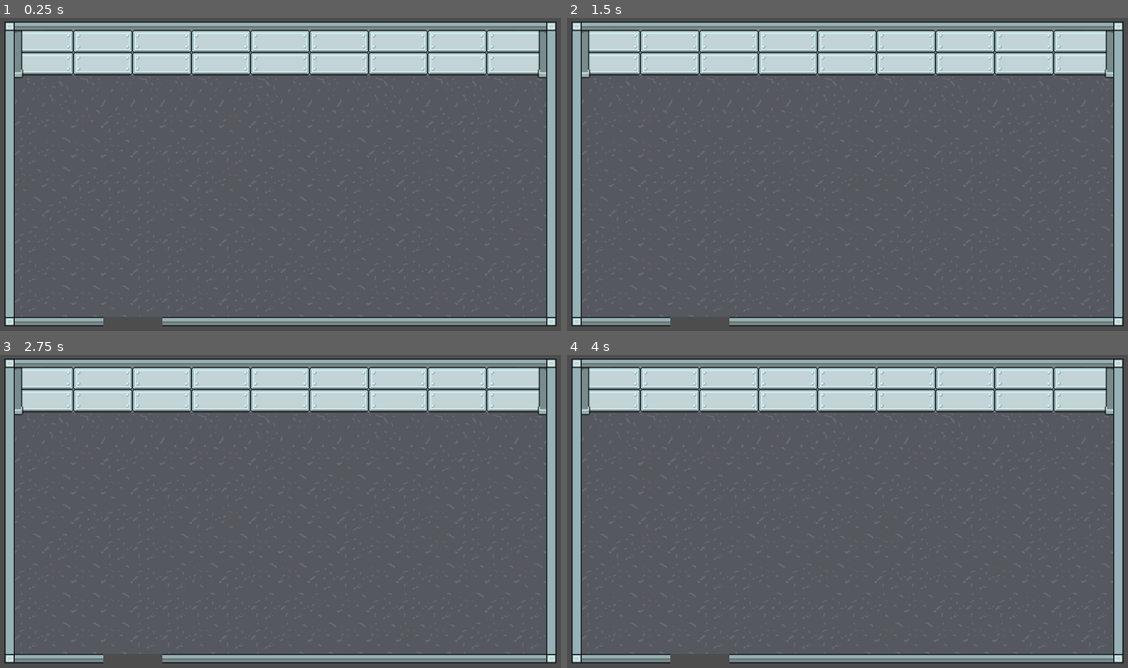
Above: before the commit, frames 1-4 (two rows, left to right).
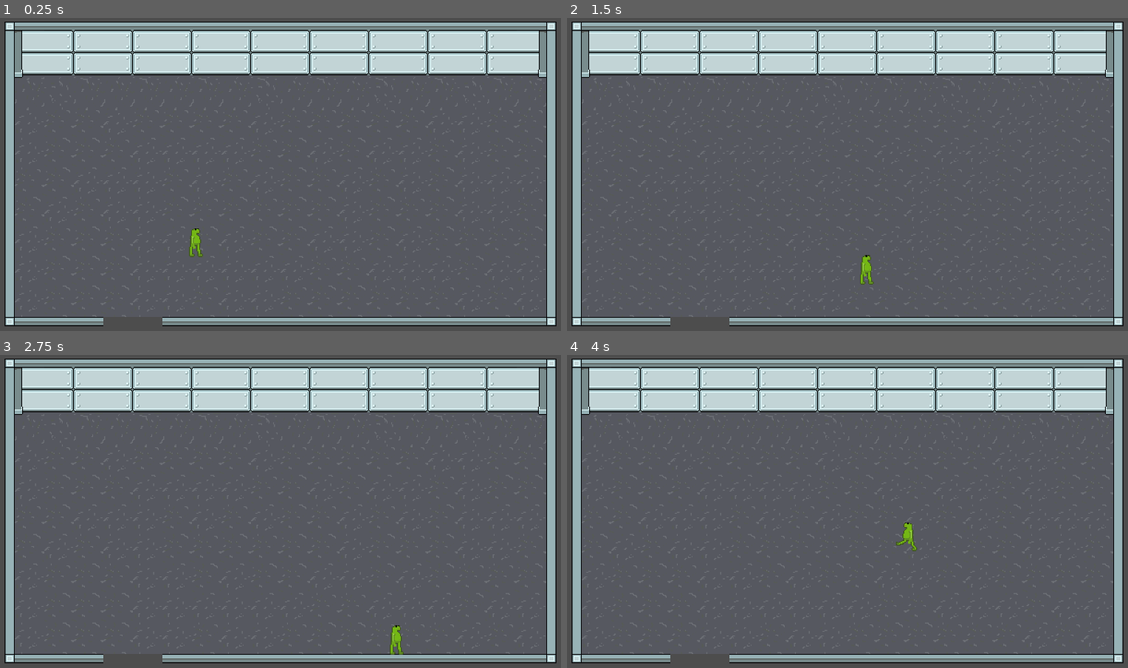
Above: after the commit, the same moments.

Repository: TomiZ87/spooky-game-jam-2025
Game: Godot game, scene res://scenes/room.tscn
Two runs of this game, one before a commit and one after it. Both use one fixed random seed, a clock stepped at 60 frames per second and the inputs below.
Inputs:
- Up to frame 1 (0.25 s): no input
- Up to frame 2 (1.5 s): tap Enter at 0.5 s; hold D (move_right, bound only after the commit) 0.53-1.28 s; tap Space at 1.25 s; hold S (move_down, bound only after the commit) from 1.28 s (still down)
- Up to frame 3 (2.75 s): tap Enter at 2 s; release S (move_down, bound only after the commit) at 2.03 s; hold D (move_right, bound only after the commit) from 2.03 s (still down)
- Up to frame 4 (4 s): release D (move_right, bound only after the commit) at 2.78 s; hold W (move_up, bound only after the commit) 2.78-3.53 s; hold A (move_left, bound only after the commit) from 3.53 s (still down)

The runs differ from the first frame. In frame 1, 2.0% of the frame differs, in the area x 1-99%, y 1-99%; in frame 2, 2.0%; in frame 3, 2.0%; in frame 4, 2.0%.

Commit message:
#2 feat: Add mobile frog
Added player animated player character

Co-authored-by: UlyanaDranitsa <drnts.sw@gmail.com>

Diff:
--- a/project/project.godot
+++ b/project/project.godot
@@ -20,3 +20,39 @@
 window/size/viewport_width=1280
 window/size/viewport_height=720
 window/stretch/mode="viewport"
+
+[input]
+
+move_right={
+"deadzone": 0.2,
+"events": [Object(InputEventKey,"resource_local_to_scene":false,"resource_name":"","device":-1,"window_id":0,"alt_pressed":false,"shift_pressed":false,"ctrl_pressed":false,"meta_pressed":false,"pressed":false,"keycode":0,"physical_keycode":68,"key_label":0,"unicode":100,"location":0,"echo":false,"script":null)
+, Object(InputEventKey,"resource_local_to_scene":false,"resource_name":"","device":-1,"window_id":0,"alt_pressed":false,"shift_pressed":false,"ctrl_pressed":false,"meta_pressed":false,"pressed":false,"keycode":0,"physical_keycode":4194321,"key_label":0,"unicode":0,"location":0,"echo":false,"script":null)
+]
+}
+move_left={
+"deadzone": 0.2,
+"events": [Object(InputEventKey,"resource_local_to_scene":false,"resource_name":"","device":-1,"window_id":0,"alt_pressed":false,"shift_pressed":false,"ctrl_pressed":false,"meta_pressed":false,"pressed":false,"keycode":0,"physical_keycode":65,"key_label":0,"unicode":97,"location":0,"echo":false,"script":null)
+, Object(InputEventKey,"resource_local_to_scene":false,"resource_name":"","device":-1,"window_id":0,"alt_pressed":false,"shift_pressed":false,"ctrl_pressed":false,"meta_pressed":false,"pressed":false,"keycode":0,"physical_keycode":4194319,"key_label":0,"unicode":0,"location":0,"echo":false,"script":null)
+]
+}
+move_up={
+"deadzone": 0.2,
+"events": [Object(InputEventKey,"resource_local_to_scene":false,"resource_name":"","device":-1,"window_id":0,"alt_pressed":false,"shift_pressed":false,"ctrl_pressed":false,"meta_pressed":false,"pressed":false,"keycode":0,"physical_keycode":87,"key_label":0,"unicode":119,"location":0,"echo":false,"script":null)
+, Object(InputEventKey,"resource_local_to_scene":false,"resource_name":"","device":-1,"window_id":0,"alt_pressed":false,"shift_pressed":false,"ctrl_pressed":false,"meta_pressed":false,"pressed":false,"keycode":0,"physical_keycode":4194320,"key_label":0,"unicode":0,"location":0,"echo":false,"script":null)
+]
+}
+move_down={
+"deadzone": 0.2,
+"events": [Object(InputEventKey,"resource_local_to_scene":false,"resource_name":"","device":-1,"window_id":0,"alt_pressed":false,"shift_pressed":false,"ctrl_pressed":false,"meta_pressed":false,"pressed":false,"keycode":0,"physical_keycode":83,"key_label":0,"unicode":115,"location":0,"echo":false,"script":null)
+, Object(InputEventKey,"resource_local_to_scene":false,"resource_name":"","device":-1,"window_id":0,"alt_pressed":false,"shift_pressed":false,"ctrl_pressed":false,"meta_pressed":false,"pressed":false,"keycode":0,"physical_keycode":4194322,"key_label":0,"unicode":0,"location":0,"echo":false,"script":null)
+]
+}
+player_interact={
+"deadzone": 0.2,
+"events": [Object(InputEventKey,"resource_local_to_scene":false,"resource_name":"","device":-1,"window_id":0,"alt_pressed":false,"shift_pressed":false,"ctrl_pressed":false,"meta_pressed":false,"pressed":false,"keycode":0,"physical_keycode":69,"key_label":0,"unicode":101,"location":0,"echo":false,"script":null)
+]
+}
+
+[rendering]
+
+textures/canvas_textures/default_texture_filter=0
--- /dev/null
+++ b/project/scenes/player.gd
@@ -0,0 +1,27 @@
+extends CharacterBody2D
+
+
+const SPEED = 150.0
+@onready var sprite = $AnimatedSprite2D
+
+func get_input():
+	var direction = Input.get_vector("move_left", "move_right", "move_up", "move_down")
+	if direction.x > 0:
+		sprite.flip_h = false
+	elif direction.x < 0:
+		sprite.flip_h = true
+
+	if direction.x == 0 and direction.y == 0:
+		sprite.play("idle_right")
+	else:
+		sprite.play("walk_right")
+
+	velocity = direction * SPEED
+
+func _physics_process(delta: float) -> void:
+
+	# Get the input direction and handle the movement/deceleration.
+	# As good practice, you should replace UI actions with custom gameplay actions.
+
+	get_input()
+	move_and_slide()
--- /dev/null
+++ b/project/scenes/player.tscn
@@ -0,0 +1,139 @@
+[gd_scene load_steps=13 format=3 uid="uid://c8arvx3x233ts"]
+
+[ext_resource type="Texture2D" uid="uid://lxs5btke2s17" path="res://assets/sprites/player.png" id="1_3vyb7"]
+[ext_resource type="Script" uid="uid://cvvhe8igd0qo8" path="res://scenes/player.gd" id="1_g2els"]
+
+[sub_resource type="AtlasTexture" id="AtlasTexture_g2els"]
+atlas = ExtResource("1_3vyb7")
+region = Rect2(0, 0, 32, 32)
+
+[sub_resource type="AtlasTexture" id="AtlasTexture_qhqgy"]
+atlas = ExtResource("1_3vyb7")
+region = Rect2(32, 0, 32, 32)
+
+[sub_resource type="AtlasTexture" id="AtlasTexture_dqkch"]
+atlas = ExtResource("1_3vyb7")
+region = Rect2(64, 0, 32, 32)
+
+[sub_resource type="AtlasTexture" id="AtlasTexture_qlg0r"]
+atlas = ExtResource("1_3vyb7")
+region = Rect2(96, 0, 32, 32)
+
+[sub_resource type="AtlasTexture" id="AtlasTexture_tuyoq"]
+atlas = ExtResource("1_3vyb7")
+region = Rect2(128, 0, 32, 32)
+
+[sub_resource type="AtlasTexture" id="AtlasTexture_fjrip"]
+atlas = ExtResource("1_3vyb7")
+region = Rect2(160, 0, 32, 32)
+
+[sub_resource type="AtlasTexture" id="AtlasTexture_smehm"]
+atlas = ExtResource("1_3vyb7")
+region = Rect2(192, 0, 32, 32)
+
+[sub_resource type="AtlasTexture" id="AtlasTexture_ur7pv"]
+atlas = ExtResource("1_3vyb7")
+region = Rect2(224, 0, 32, 32)
+
+[sub_resource type="SpriteFrames" id="SpriteFrames_y4r1p"]
+animations = [{
+"frames": [{
+"duration": 1.0,
+"texture": SubResource("AtlasTexture_g2els")
+}, {
+"duration": 1.0,
+"texture": SubResource("AtlasTexture_qhqgy")
+}, {
+"duration": 1.0,
+"texture": SubResource("AtlasTexture_dqkch")
+}, {
+"duration": 1.0,
+"texture": SubResource("AtlasTexture_qlg0r")
+}, {
+"duration": 1.0,
+"texture": SubResource("AtlasTexture_tuyoq")
+}, {
+"duration": 1.0,
+"texture": SubResource("AtlasTexture_fjrip")
+}, {
+"duration": 1.0,
+"texture": SubResource("AtlasTexture_smehm")
+}, {
+"duration": 1.0,
+"texture": SubResource("AtlasTexture_ur7pv")
+}],
+"loop": true,
+"name": &"default",
+"speed": 5.0
+}, {
+"frames": [{
+"duration": 1.0,
+"texture": SubResource("AtlasTexture_g2els")
+}, {
+"duration": 1.0,
+"texture": SubResource("AtlasTexture_qhqgy")
+}],
+"loop": true,
+"name": &"idle_left",
+"speed": 5.0
+}, {
+"frames": [{
+"duration": 1.0,
+"texture": SubResource("AtlasTexture_dqkch")
+}, {
+"duration": 1.0,
+"texture": SubResource("AtlasTexture_qlg0r")
+}],
+"loop": true,
+"name": &"idle_right",
+"speed": 5.0
+}, {
+"frames": [{
+"duration": 1.0,
+"texture": SubResource("AtlasTexture_smehm")
+}, {
+"duration": 1.0,
+"texture": SubResource("AtlasTexture_g2els")
+}, {
+"duration": 1.0,
+"texture": SubResource("AtlasTexture_ur7pv")
+}, {
+"duration": 1.0,
+"texture": SubResource("AtlasTexture_g2els")
+}],
+"loop": true,
+"name": &"walk_left",
+"speed": 5.0
+}, {
+"frames": [{
+"duration": 1.0,
+"texture": SubResource("AtlasTexture_tuyoq")
+}, {
+"duration": 1.0,
+"texture": SubResource("AtlasTexture_dqkch")
+}, {
+"duration": 1.0,
+"texture": SubResource("AtlasTexture_fjrip")
+}, {
+"duration": 1.0,
+"texture": SubResource("AtlasTexture_dqkch")
+}],
+"loop": true,
+"name": &"walk_right",
+"speed": 6.0
+}]
+
+[sub_resource type="RectangleShape2D" id="RectangleShape2D_d2wvv"]
+size = Vector2(12, 8)
+
+[node name="CharacterBody2D" type="CharacterBody2D"]
+script = ExtResource("1_g2els")
+
+[node name="AnimatedSprite2D" type="AnimatedSprite2D" parent="."]
+sprite_frames = SubResource("SpriteFrames_y4r1p")
+animation = &"walk_right"
+frame_progress = 0.7633958
+
+[node name="CollisionShape2D" type="CollisionShape2D" parent="."]
+position = Vector2(0, 11)
+shape = SubResource("RectangleShape2D_d2wvv")
--- a/project/scenes/room.tscn
+++ b/project/scenes/room.tscn
@@ -1,6 +1,7 @@
-[gd_scene load_steps=5 format=4 uid="uid://dmpeto3yqxjvm"]
+[gd_scene load_steps=6 format=4 uid="uid://dmpeto3yqxjvm"]
 
 [ext_resource type="Texture2D" uid="uid://dlyv2cbq4menu" path="res://assets/sprites/roomTileSet.png" id="1_36trf"]
+[ext_resource type="PackedScene" uid="uid://c8arvx3x233ts" path="res://scenes/player.tscn" id="2_ffxv4"]
 
 [sub_resource type="TileSetAtlasSource" id="TileSetAtlasSource_ffxv4"]
 texture = ExtResource("1_36trf")
@@ -55,3 +56,6 @@
 [node name="Camera2D" type="Camera2D" parent="."]
 position = Vector2(288, 112)
 zoom = Vector2(2, 2)
+
+[node name="CharacterBody2D" parent="." instance=ExtResource("2_ffxv4")]
+position = Vector2(196, 175)
Binary file changed: project/assets/sprites/player.png
Not shown, added: project/scenes/player.gd.uid
